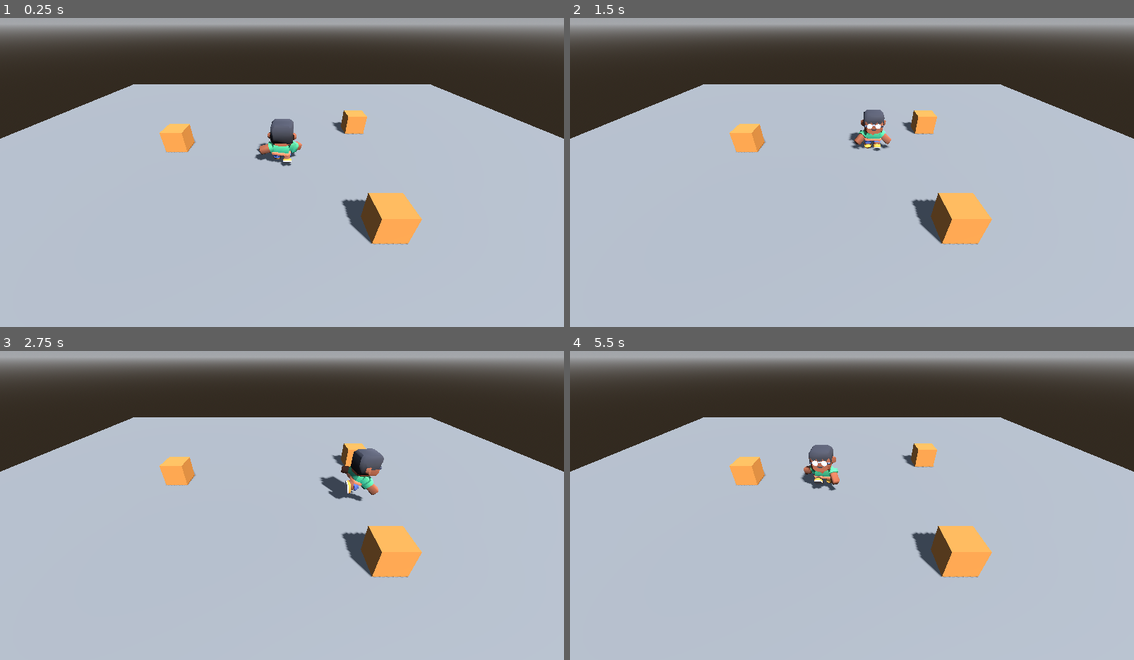
Above: before the commit, frames 1-4 (two rows, left to right).
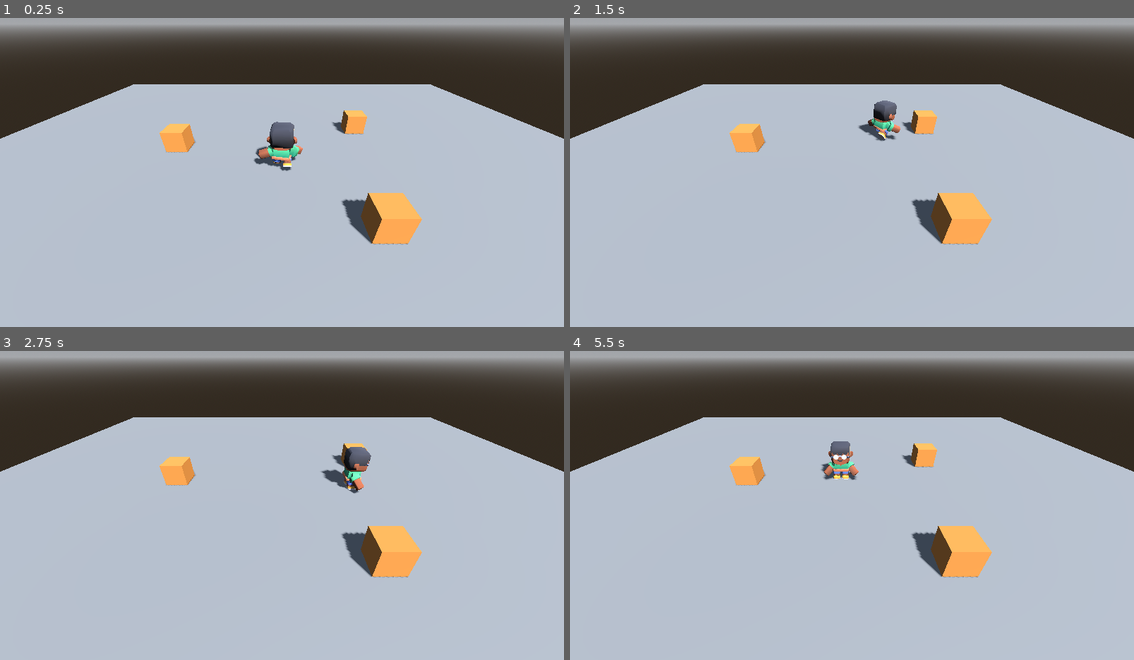
Above: after the commit, the same moments.

Repository: Kirakikiki/Ecos-de-la-madrugada
Game: Godot game, scene res://main.tscn
Same seed, same stepped clock (60 frames per second), same inputs: the game is played once before the commit and once after it.
Inputs:
- Up to frame 1 (0.25 s): no input
- Up to frame 2 (1.5 s): hold D (move_right) 0.53-1.28 s; hold Shift (correr) 0.53-1.28 s; hold S (move_down) from 1.28 s (still down); tap Shift (correr) at 1.35 s
- Up to frame 3 (2.75 s): release S (move_down) at 2.03 s; hold D (move_right) from 2.03 s (still down); hold Shift (correr) from 2.03 s (still down)
- Up to frame 4 (5.5 s): release D (move_right) at 2.78 s; release Shift (correr) at 2.78 s; hold W (move_up) 2.78-3.53 s; tap Shift (correr) at 2.85, 4.35 s; hold Shift (correr) 3.53-4.28 s; hold A (move_left) 3.53-5.03 s; hold S (move_down) from 5.03 s (still down); hold Shift (correr) from 5.03 s (still down)

The runs differ from the first frame. In frame 1, 0.7% of the frame differs, in the area x 44-54%, y 32-50%; in frame 2, 0.9%; in frame 3, 1.1%, in the area x 56-69%, y 31-49%; in frame 4, 1.1%.

Commit message:
T7 N2 - Tarea A - arranque y frenado

Diff:
--- a/main.tscn
+++ b/main.tscn
@@ -86,7 +86,8 @@
 script = ExtResource("1_pj")
 camara = NodePath("../Camera3D")
 speed_correr = 3.0
-prueba = 5
+prueba = 3
+accion_prueba = "correr"
 
 [node name="CollisionShape3D" type="CollisionShape3D" parent="Personaje" unique_id=1111135611]
 transform = Transform3D(1, 0, 0, 0, 1, 0, 0, 0, 1, 0, 0.875, 0)
--- a/personaje.gd
+++ b/personaje.gd
@@ -3,12 +3,14 @@
 @export var camara: Camera3D
 @export var speed_caminar = 3.0
 @export var speed_correr = 6.0
+@export var tiempo_arranque = 0.25
 @onready var anim = $Modelo/AnimationPlayer
 
 # Enchufes: otros scripts (las acciones del juego) cambian estas tres variables.
 var multiplicador = 1.0     # 1 = rapidez normal, 0.5 = la mitad, 0 = quieto
 var empuje = Vector3.ZERO   # velocidad extra en m/s (dash, retroceso)
 var accion = ""             # animación de la acción; "" = ninguna
+var avance = Vector3.ZERO # la parte de la velocidad que dan las teclas
 
 
 func _ready():
@@ -27,17 +29,20 @@
 
 	var corre = Input.is_action_pressed("correr")
 	var speed = speed_correr if corre else speed_caminar
+	var objetivo = direction * speed * multiplicador
+	var paso = speed / tiempo_arranque * delta
+	avance = avance.move_toward(objetivo, paso)
 
-	velocity.x = direction.x * speed * multiplicador + empuje.x
-	velocity.z = direction.z * speed * multiplicador + empuje.z
+	velocity.x = avance.x + empuje.x
+	velocity.z = avance.z + empuje.z
 
 	if direction.length() > 0:
 		basis = Basis.looking_at(direction)
 	if accion != "":
 		anim.play(accion)
-	elif direction.length() > 0 and corre:
+	elif avance.length() > speed_caminar + 0.1:
 		anim.play("sprint")
-	elif direction.length() > 0:
+	elif avance.length() > 0.1:
 		anim.play("walk")
 	else:
 		anim.play("idle")
